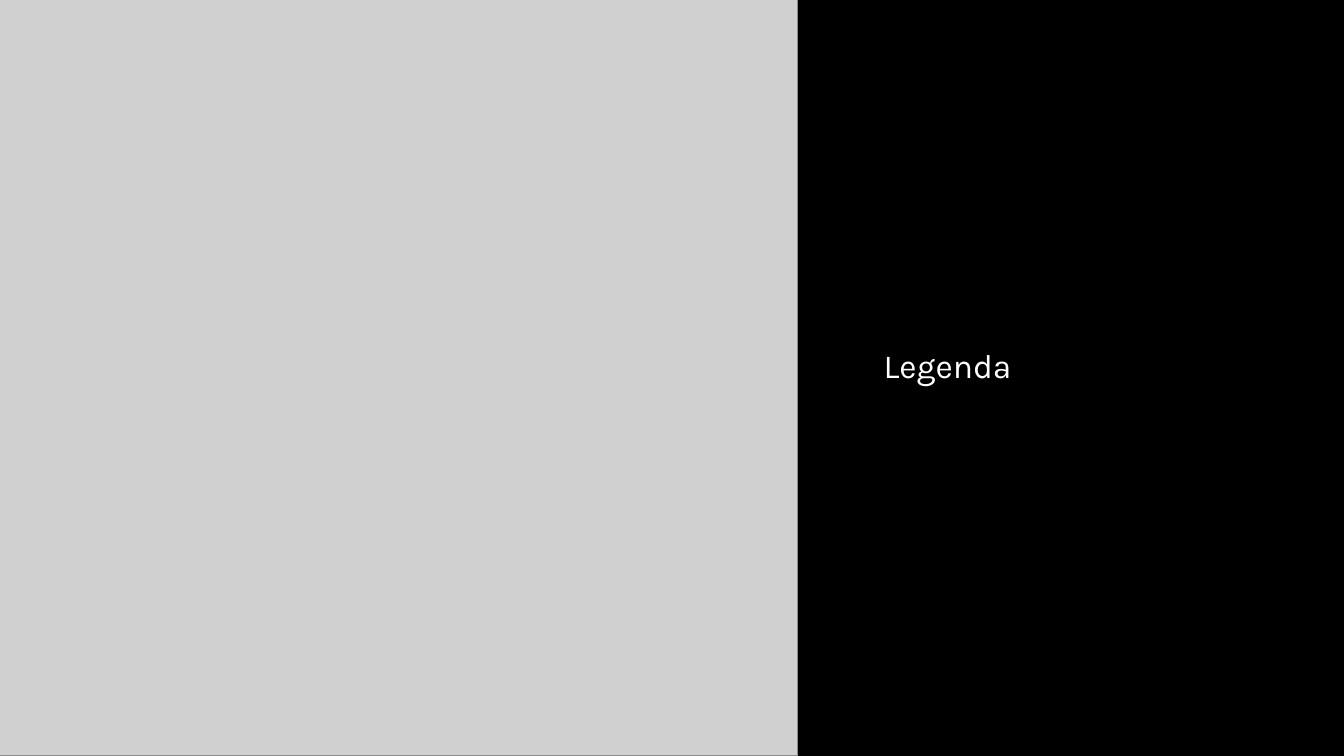
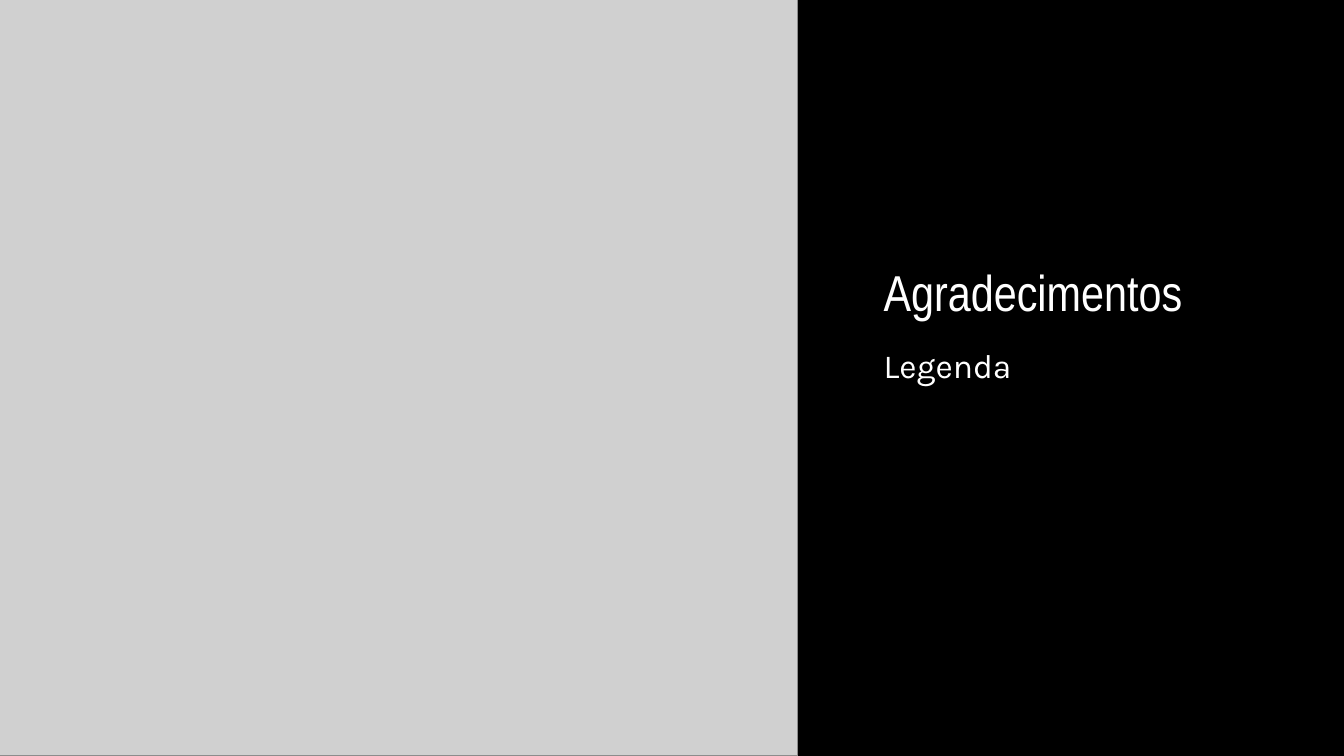
Before and after one commit to MiguelMolina777/ProjetoIndividualBasquete, a slide deck: slide 6 of BASKA’s CLUB.pptx (slide 2 before the commit). Drawn at 1344x756 pixels with LibreOffice and Linux fonts; fonts in the diff are those of the drawing; grey boxes stand for pictures; background and template pictures are left out. Boxes give left, top, right and bottom in pixels: in the first picture for what was removed or moved away, otherwise in the second. Text is boxed around its words. In the diff, an @@ line names an element or a change of style, - is before the commit and + after.

```diff
--- a/BASKA’s CLUB.pptx
+++ b/BASKA’s CLUB.pptx
@@ title added at (884,274,1183,321), 36 pt, text #FFFFFF @@
+Agradecimentos
```
Also in this commit, not shown: 1 other slide changed, 2 slides added, 2 slides removed, 9 other files.
